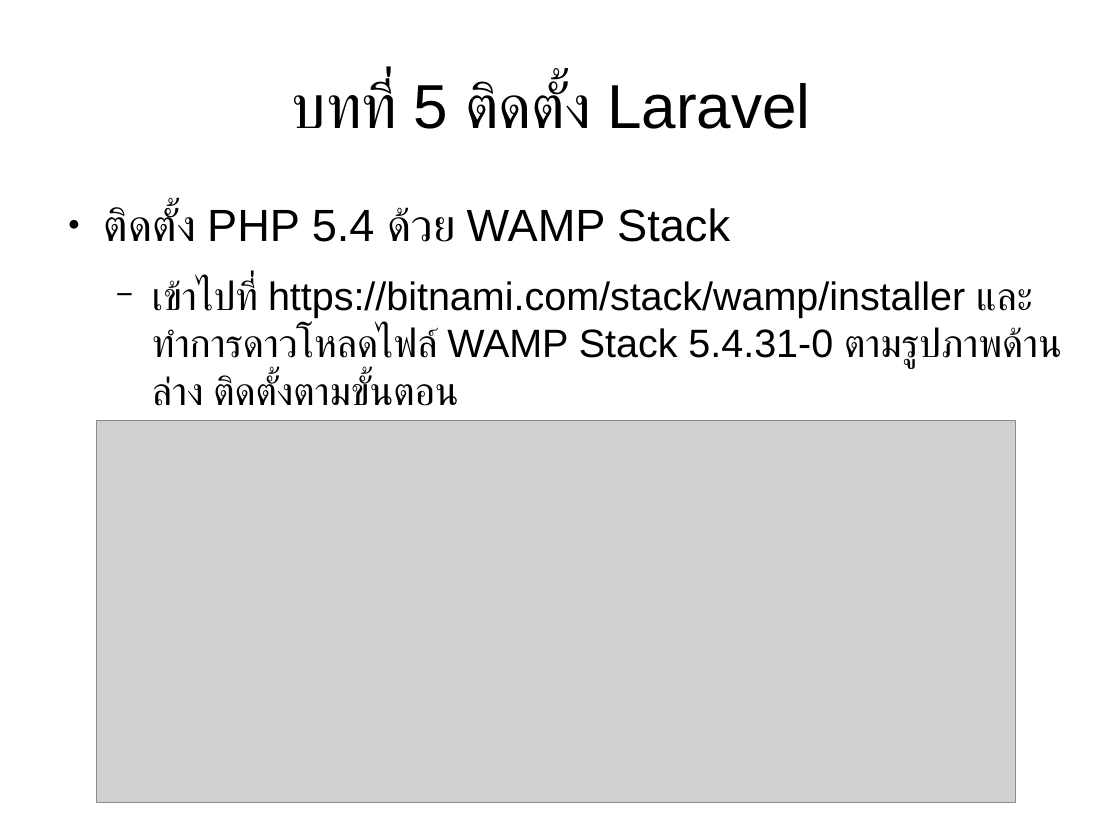
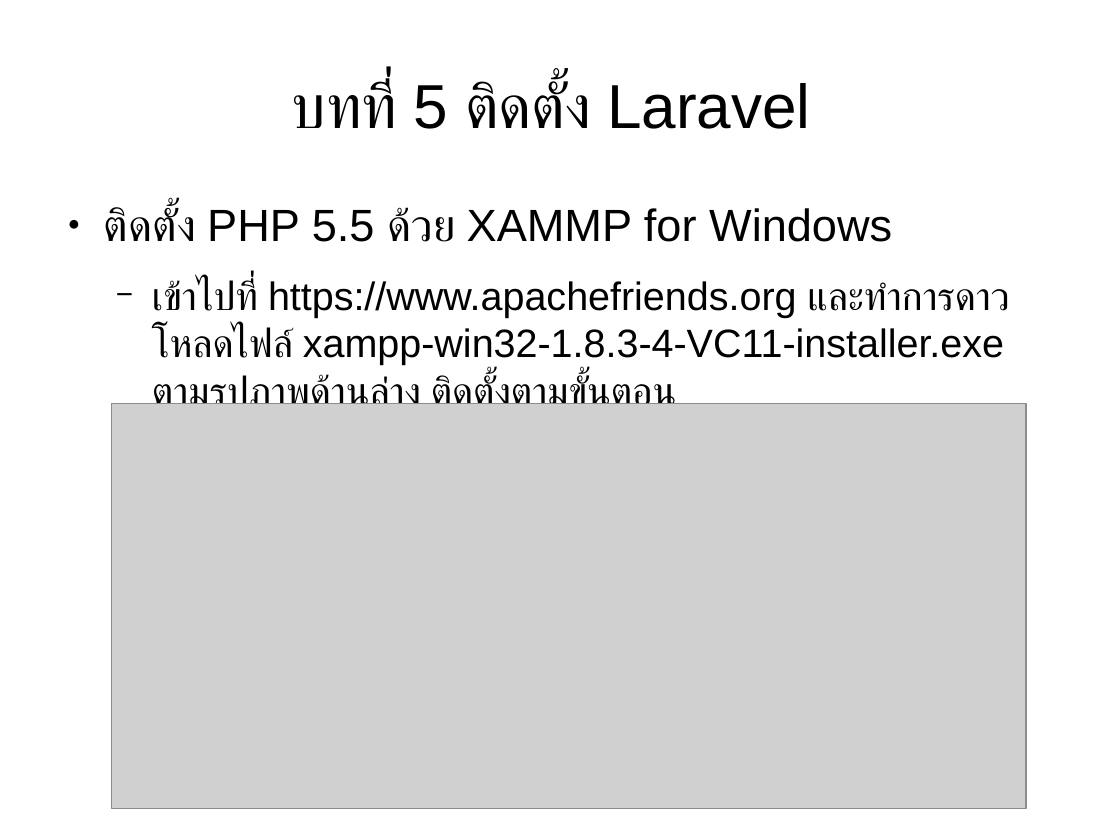
Before and after one commit to expstudio/Laravel-Course-Material, a slide deck: slide 25 of slide course.odp. Drawn at 1120x840 pixels with LibreOffice and Linux fonts; fonts in the diff are those of the drawing; grey boxes stand for pictures. Boxes give left, top, right and bottom in pixels: in the first picture for what was removed or moved away, otherwise in the second. Text is boxed around its words. In the diff, an @@ line names an element or a change of style, - is before the commit and + after.

```diff
--- a/slide course.odp
+++ b/slide course.odp
@@ text at (x1=104, y1=207, x2=1009, y2=404): text changed @@
-● ติดตั้ง PHP 5.4 ด้วย WAMP Stack
-  − เข้าไปที่ https://bitnami.com/stack/wamp/installer และทำการดาวโหลดไฟล์ WAMP Stack 5.4.31-0 ตามรูปภาพด้านล่าง ติดตั้งตามขั้นตอน
+● ติดตั้ง PHP 5.5 ด้วย XAMMP for Windows
+  − เข้าไปที่ https://www.apachefriends.org และทำการดาวโหลดไฟล์ xampp-win32-1.8.3-4-VC11-installer.exe ตามรูปภาพด้านล่าง ติดตั้งตามขั้นตอน
@@ picture resized from (x1=97, y1=420, x2=1016, y2=803) to (x1=112, y1=403, x2=1026, y2=808) @@
```
Also in this commit, not shown: 3 other slides changed, 38 slides added, 13 other files.
